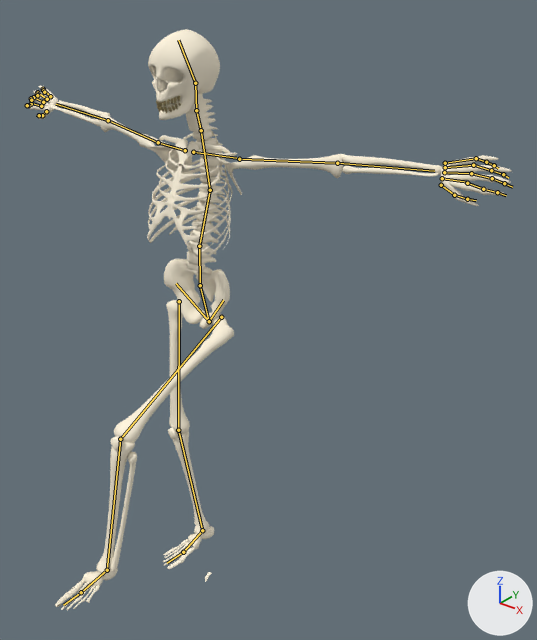
Renders of the Blender file Assets/Models/Blender/Skeleton.blend from each side of a commit.
Camera for both pictures: a 50 mm camera at (2.89, -2.93, 3.86) aimed at (0.52, 0.03, 2.03). Arrows for +X, +Y and +Z are at lower right; the lights stay in place. Both versions are drawn at frame 15 of the action 'metarigAction'; the numbers are the values there. The bones that bend it are drawn over the model as lines.

In view in the first picture: 'Skeleton_highPoly'.
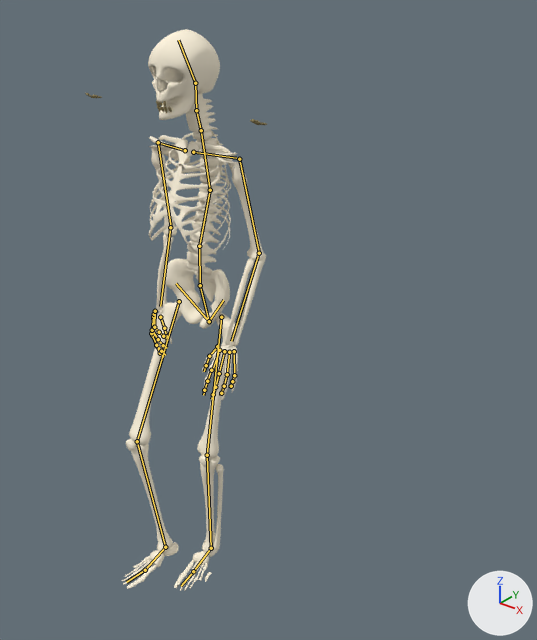
Pixel boxes (x1, y1, x2, y2) of what changed, in the pictures (537 x 640 px):
'Skeleton_highPoly', posed (62% narrower)
    before: (26, 29, 512, 610)
    after: (85, 29, 267, 591)
bone 'upper_arm.L', root to tip
    before: (239, 159) to (336, 163)
    after: (239, 159) to (259, 252)
bone 'hand.L', root to tip
    before: (337, 163) to (434, 171)
    after: (259, 253) to (231, 341)
bone 'upper_arm.R', root to tip
    before: (158, 142) to (108, 120)
    after: (158, 142) to (171, 227)
bone 'hand.R', root to tip
    before: (108, 120) to (56, 104)
    after: (170, 227) to (160, 306)
bone 'thigh.L', root to tip
    before: (221, 317) to (120, 439)
    after: (221, 317) to (207, 455)
bone 'shin.L', root to tip
    before: (120, 439) to (107, 570)
    after: (207, 455) to (211, 548)
bone 'thigh.R', root to tip
    before: (179, 301) to (178, 430)
    after: (179, 301) to (137, 441)
bone 'shin.R', root to tip
    before: (178, 430) to (202, 530)
    after: (137, 441) to (165, 547)

The edits, one by one:
Bone 'upper_arm.L' (bone_upper_arm_l) turns from (0, 0, 0) to (-3, 18, -89) degrees about its own x, y and z.
Bone 'hand.L' (bone_hand_l) turns from (0, 0, 0) to (35, -2, -1) degrees about its own x, y and z.
Bone 'upper_arm.R' (bone_upper_arm_r) turns from (0, 0, 0) to (-3, -18, 89) degrees about its own x, y and z.
Bone 'hand.R' (bone_hand_r) turns from (0, 0, 0) to (11, 1, 0) degrees about its own x, y and z.
Bone 'thigh.L' (bone_thigh_l) turns from (-55, 2, 4) to (-6, 0, 0) degrees about its own x, y and z.
Bone 'shin.L' (bone_shin_l) turns from (39, -1, -7) to (6, -1, 0) degrees about its own x, y and z.
Bone 'thigh.R' (bone_thigh_r) turns from (0, 0, 0) to (-24, 0, 0) degrees about its own x, y and z.
Bone 'shin.R' (bone_shin_r) turns from (0, 0, 0) to (23, 2, 0) degrees about its own x, y and z.
